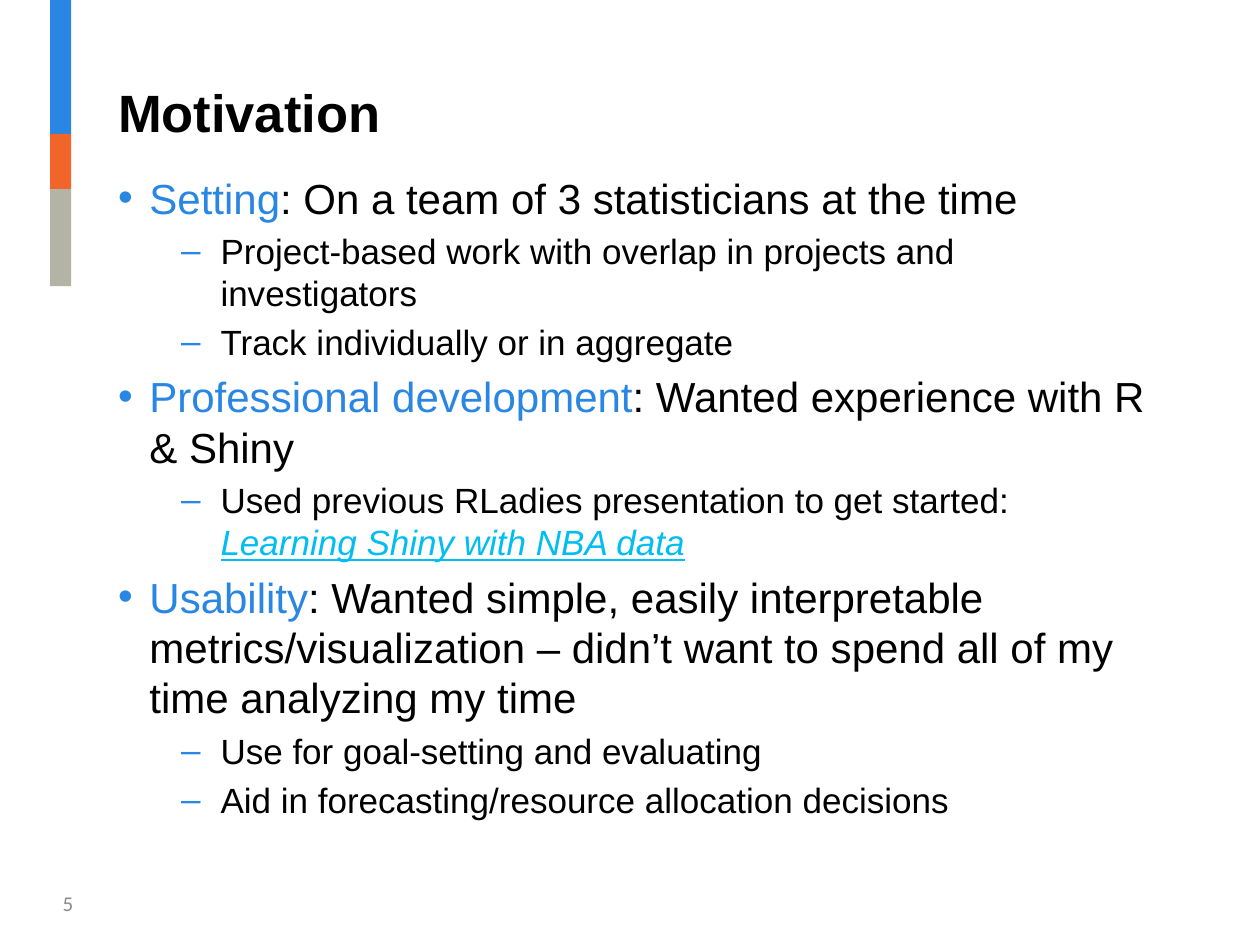
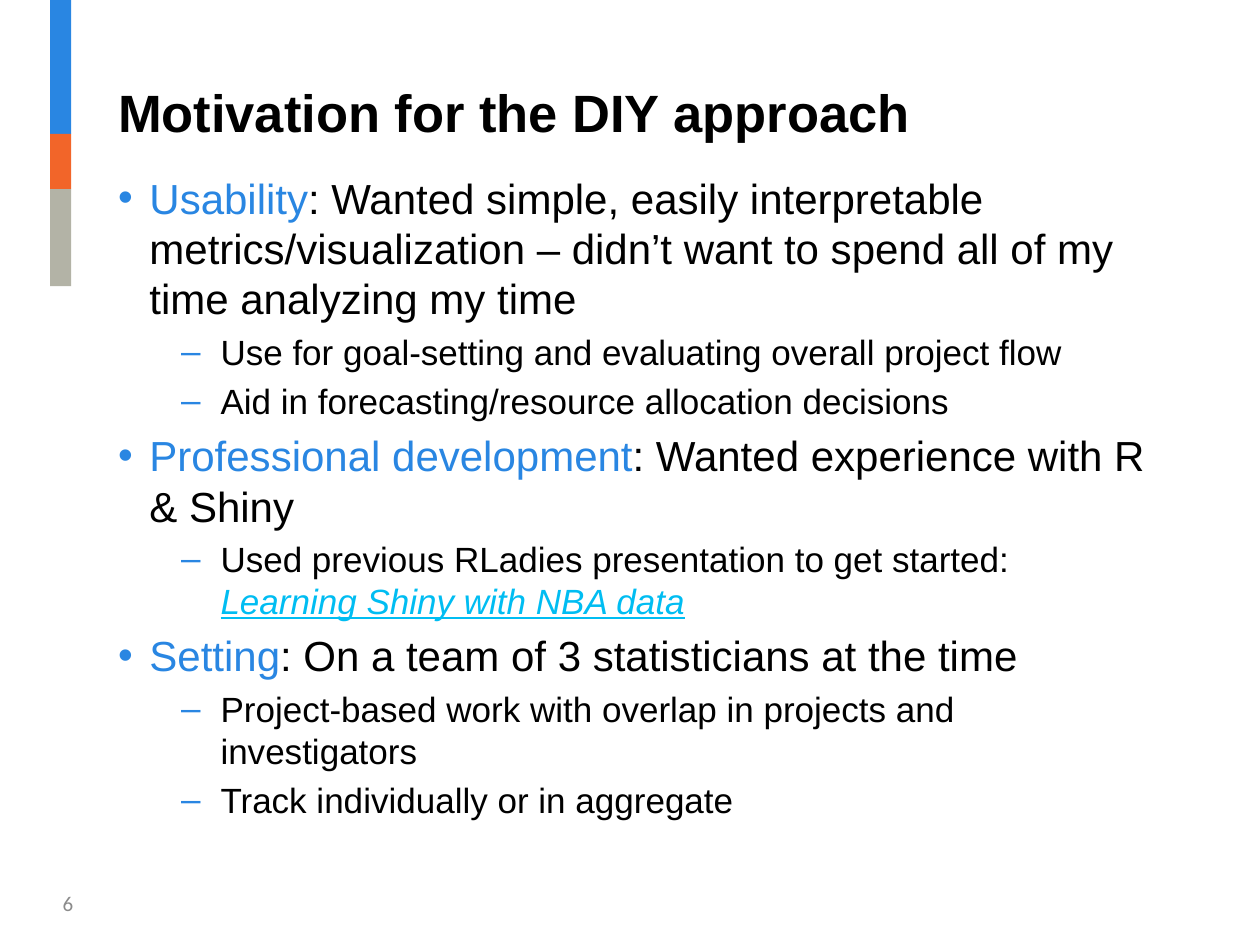
Before and after one commit to jalavery/timetrackR, a slide deck: slide 6 of RLadies timetrackR Presentation v2.pptx (slide 5 before the commit). Drawn at 1260x945 pixels with LibreOffice and Linux fonts; fonts in the diff are those of the drawing; background and template pictures are left out. Boxes give left, top, right and bottom in pixels: in the first picture for what was removed or moved away, otherwise in the second. Text is boxed around its words. In the diff, an @@ line names an element or a change of style, - is before the commit and + after.

```diff
--- a/RLadies timetrackR Presentation v2.pptx
+++ b/RLadies timetrackR Presentation v2.pptx
@@ title at bbox=[118, 94, 909, 143]: text changed @@
-Motivation
+Motivation for the DIY approach
@@ text at bbox=[149, 183, 1144, 621]: paragraphs added @@
+• Usability: Wanted simple, easily interpretable metrics/visualization – didn’t want to spend all of my time analyzing my time
+  – Use for goal-setting and evaluating overall project flow
+  – Aid in forecasting/resource allocation decisions
+• Professional development: Wanted experience with R & Shiny
+  – Used previous RLadies presentation to get started: Learning Shiny with NBA data
@@ text at bbox=[149, 381, 1144, 771]: paragraphs removed @@
-• Professional development: Wanted experience with R & Shiny
-  – Used previous RLadies presentation to get started: Learning Shiny with NBA data
-• Usability: Wanted simple, easily interpretable metrics/visualization – didn’t want to spend all of my time analyzing my time
-  – Use for goal-setting and evaluating
-  – Aid in forecasting/resource allocation decisions
@@ page number at bbox=[63, 897, 74, 911]: text changed @@
-5
+6
```
Also in this commit, not shown: 8 other slides changed, 2 slides added, 1 slide removed, 5 other files.
